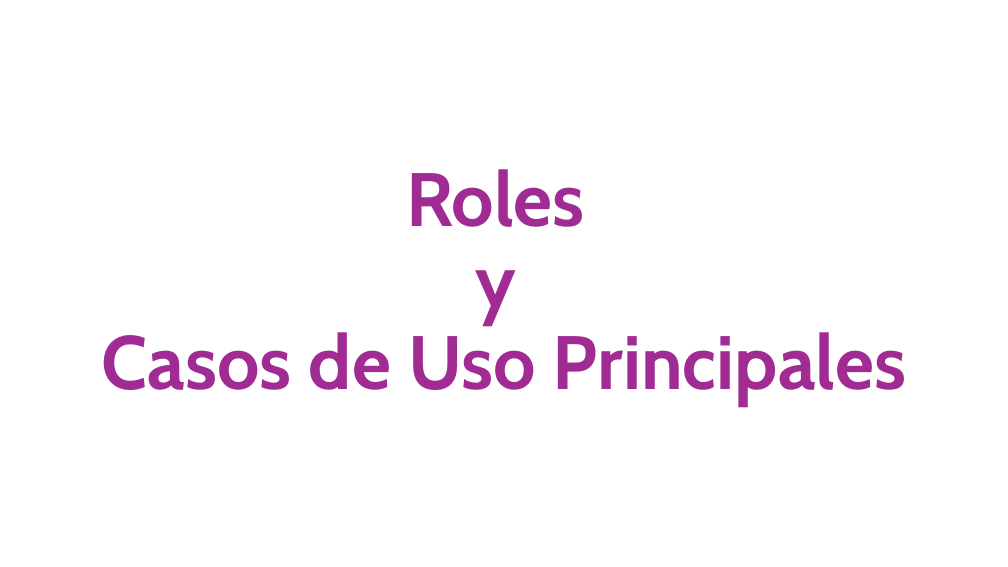
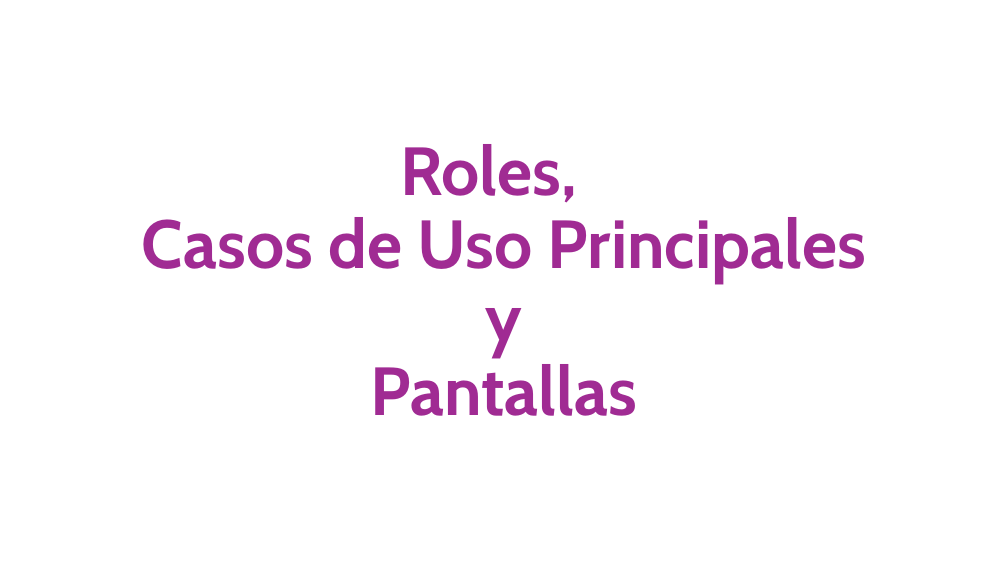
Before and after one commit to JBBallini/Policonsultorio-Medico, a slide deck: slide 7 of Documentos/Presentacion2 - S.G.A.P.pptx (slide 3 before the commit). Drawn at 1008x567 pixels with LibreOffice and Linux fonts; fonts in the diff are those of the drawing. Boxes give left, top, right and bottom in pixels: in the first picture for what was removed or moved away, otherwise in the second. Text is boxed around its words. In the diff, an @@ line names an element or a change of style, - is before the commit and + after.

Commit message:
Agregadas pantallas de CUs y actualización ppt2

```diff
--- a/Documentos/Presentacion2 - S.G.A.P.pptx
+++ b/Documentos/Presentacion2 - S.G.A.P.pptx
@@ title at bbox=[142, 144, 866, 416]: text changed; size 72 to 64.8 pt @@
-Roles
-y
-Casos de Uso Principales
+Roles,
+Casos de Uso Principales
+y
+Pantallas
```
Also in this commit, not shown: 3 other slides changed, 17 slides added, 17 other files.
